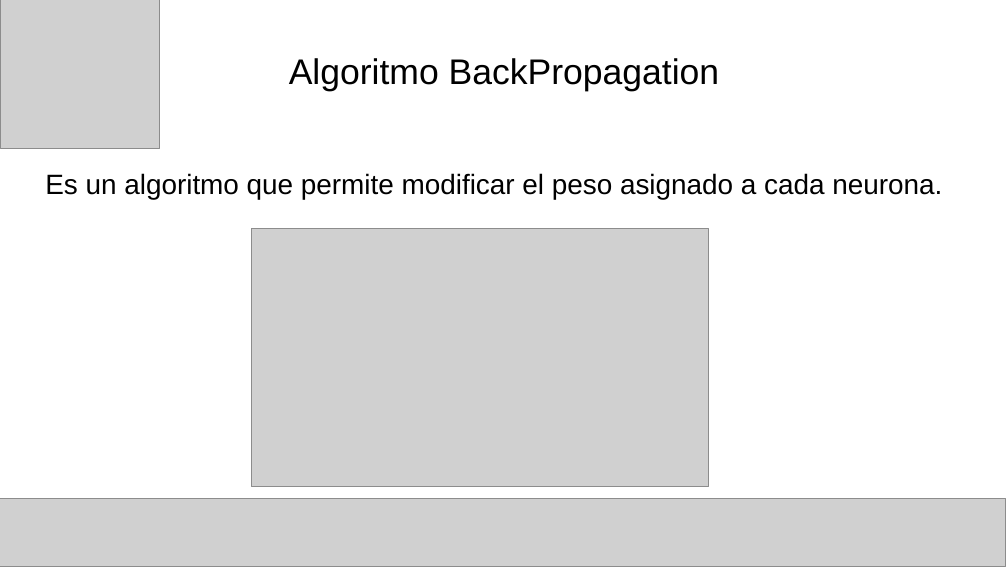
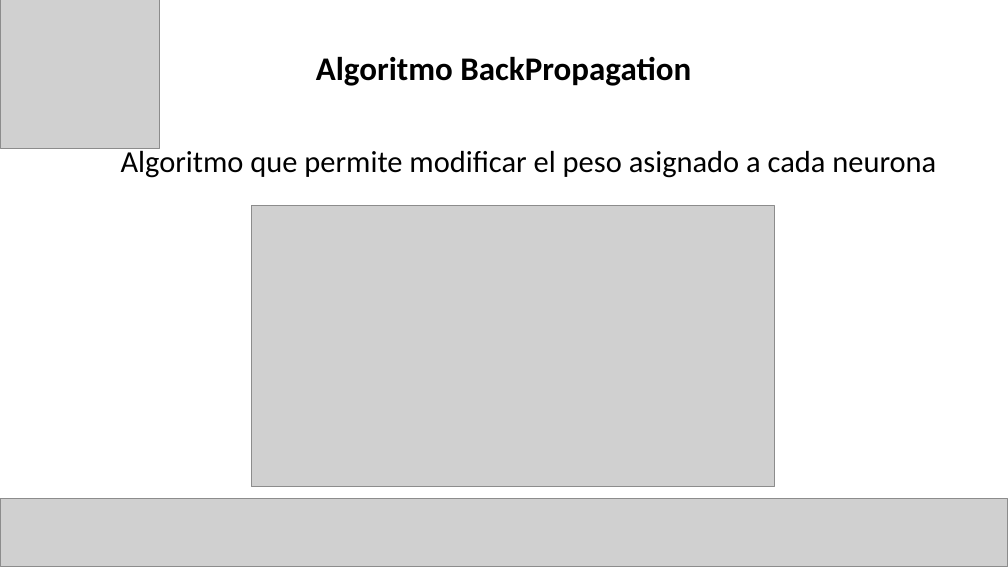
Before and after one commit to Computer-Cluster/Incremental-Learning, a slide deck: slide 10 of Aprendizaje incremental para la tarea de reconocimiento.pptx (slide 9 before the commit). Drawn at 1008x567 pixels with LibreOffice and Linux fonts; fonts in the diff are those of the drawing; grey boxes stand for pictures. Boxes give left, top, right and bottom in pixels: in the first picture for what was removed or moved away, otherwise in the second. Text is boxed around its words. In the diff, an @@ line names an element or a change of style, - is before the commit and + after.

```diff
--- a/Aprendizaje incremental para la tarea de reconocimiento.pptx
+++ b/Aprendizaje incremental para la tarea de reconocimiento.pptx
@@ title "Algoritmo BackPropagation" at box(316, 57, 691, 86): size 28 to 26 pt, font Arial to Calibri, bold on; line spacing 1 to 0.9 @@
@@ text at box(121, 146, 936, 178): text changed; size 22 to 24 pt; font Arial to Calibri @@
-Es un algoritmo que permite modificar el peso asignado a cada neurona.
+Algoritmo que permite modificar el peso asignado a cada neurona
@@ picture: place and size @@
-picture at box(252, 229, 709, 488)
+picture at box(252, 206, 775, 488)
```
Also in this commit, not shown: 12 other slides changed, 2 slides added, 1 slide removed.
